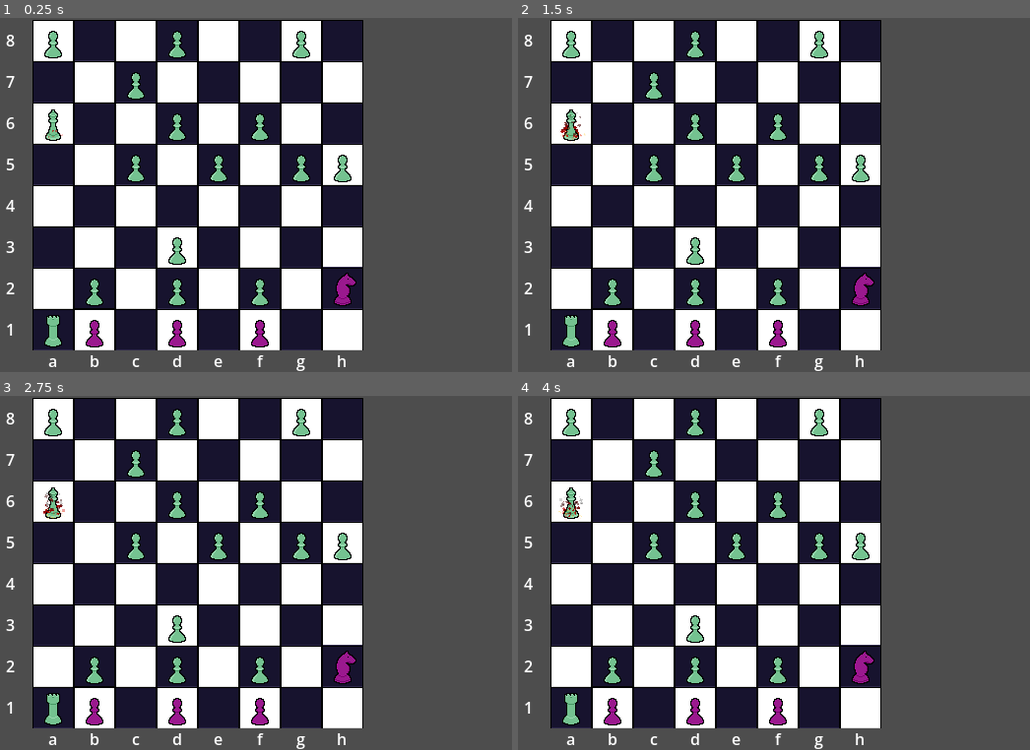
Above: before the commit, frames 1-4 (two rows, left to right).
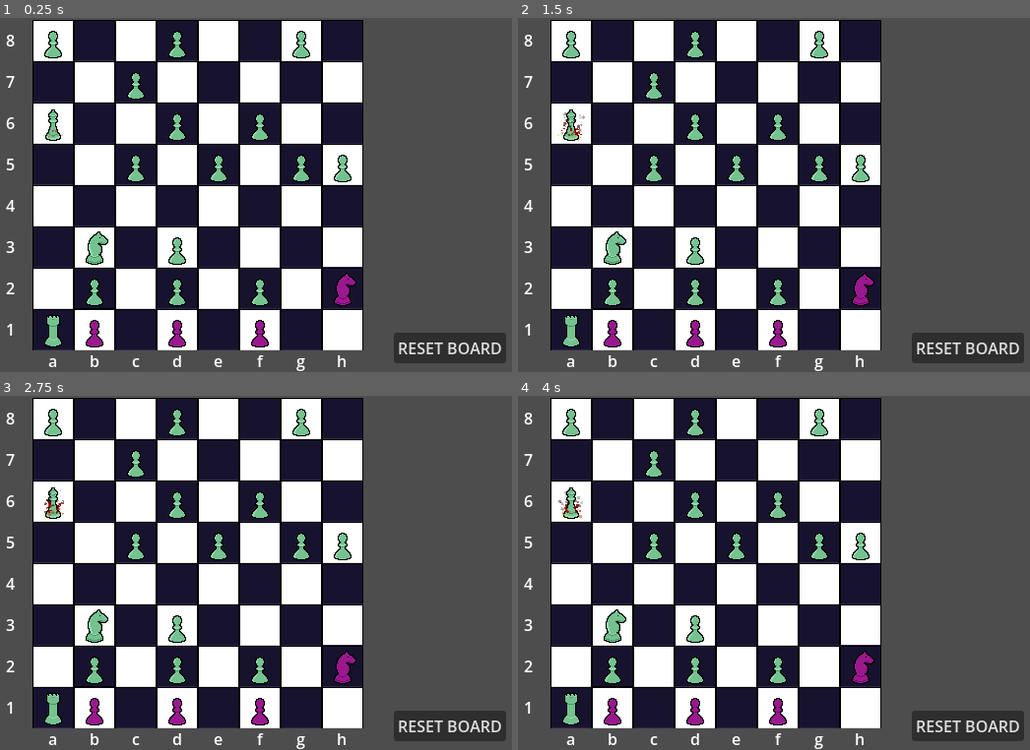
Above: after the commit, the same moments.

Repository: ehj37/Godot-Wild-Jam-93
Game: Godot game, scene res://scenes/levels/sacrifice.tscn
Two runs of this game, one before a commit and one after it. Both use one fixed random seed, a clock stepped at 60 frames per second and the inputs below. Sound files missing from this copy of the repository are replaced by a short silence.
Inputs (mouse positions are in pixels of both pictures, inside the frame that each line leads up to):
- Up to frame 1 (0.25 s): no input
- Up to frame 2 (1.5 s): click (968, 347) at 0.5 s, where only the run after the commit has a clickable "RESET BOARD"; move the mouse to (855, 177) at 1.27 s; click (855, 177) at 1.42 s
- Up to frame 3 (2.75 s): move the mouse to (71, 590) at 2.02 s; click (71, 590) at 2.17 s
- Up to frame 4 (4 s): move the mouse to (779, 495) at 2.77 s; click (779, 495) at 2.92 s; move the mouse to (681, 643) at 3.52 s; click (681, 643) at 3.67 s

The runs differ from the first frame. In frame 1, 2.1% of the frame differs, in the area x 16-99%, y 60-98%; in frame 2, 2.2%, in the area x 7-99%, y 26-98%; in frame 3, 2.2%; in frame 4, 2.2%.

Commit message:
WIP main menu, level switching

Diff:
--- /dev/null
+++ b/default_bus_layout.tres
@@ -0,0 +1,15 @@
+[gd_resource type="AudioBusLayout" format=3 uid="uid://dytbwc3eycrrb"]
+
+[resource]
+bus/1/name = &"SoundEffects"
+bus/1/solo = false
+bus/1/mute = false
+bus/1/bypass_fx = false
+bus/1/volume_db = 0.0
+bus/1/send = &"Master"
+bus/2/name = &"Music"
+bus/2/solo = false
+bus/2/mute = false
+bus/2/bypass_fx = false
+bus/2/volume_db = 0.0
+bus/2/send = &"Master"
--- a/project.godot
+++ b/project.godot
@@ -15,9 +15,15 @@
 config/features=PackedStringArray("4.6", "Mobile")
 config/icon="res://icon.svg"
 
+[audio]
+
+buses/default_bus_layout="uid://dytbwc3eycrrb"
+
 [autoload]
 
 AudioManager="*uid://bf7773r8ju12q"
+ScreenFadeManager="*uid://dj5barmb8xyuc"
+LevelManager="*uid://hybmqkn55ca4"
 
 [debug]
 
--- a/scenes/board/board.gd
+++ b/scenes/board/board.gd
@@ -88,14 +88,14 @@
 # Returns the moved piece, which may or may not be the same as the provided
 # piece in the event of pawn promotion.
 func _move_piece(piece: Piece, new_board_coordinate: Vector2i) -> Piece:
-	AudioManager.play(_piece_move_audio_stream)
+	AudioManager.play_effect(_piece_move_audio_stream)
 
 	var piece_to_remove: Piece = _pieces_by_board_coord.get(new_board_coordinate)
 	if piece_to_remove:
 		if piece_to_remove.is_target:
-			AudioManager.play(_target_taken_audio_stream)
+			AudioManager.play_effect(_target_taken_audio_stream)
 		else:
-			AudioManager.play(_piece_take_audio_stream)
+			AudioManager.play_effect(_piece_take_audio_stream)
 
 		_pieces_by_board_coord.erase(new_board_coordinate)
 		_piece_to_board_coord.erase(piece_to_remove)
@@ -349,3 +349,7 @@
 		return false
 
 	return piece_a_board_coord.x > piece_b_board_coord.x
+
+
+func _on_reset_button_pressed() -> void:
+	get_tree().reload_current_scene()
--- a/scenes/board/board.tscn
+++ b/scenes/board/board.tscn
@@ -175,3 +175,12 @@
 [node name="PawnPromotionDialog" parent="CenterContainer" unique_id=1461739217 instance=ExtResource("2_jnyf0")]
 visible = false
 layout_mode = 2
+
+[node name="ResetButton" type="Button" parent="." unique_id=1286052738]
+offset_left = 199.0
+offset_top = 150.0
+offset_right = 313.0
+offset_bottom = 181.0
+text = "RESET BOARD"
+
+[connection signal="pressed" from="ResetButton" to="." method="_on_reset_button_pressed"]
--- a/scenes/levels/sacrifice.tscn
+++ b/scenes/levels/sacrifice.tscn
@@ -81,3 +81,6 @@
 
 [node name="Pawn8" parent="Board/Enemy" unique_id=1221756156 instance=ExtResource("4_ijbm8")]
 position = Vector2(-21, 63)
+
+[node name="Knight" parent="." unique_id=262065444 instance=ExtResource("3_18cq6")]
+position = Vector2(-105, 63)
--- /dev/null
+++ b/scenes/main_menu/main_menu.gd
@@ -0,0 +1,62 @@
+extends Node2D
+
+@onready var _main_buttons_container: VBoxContainer = $PanelContainer/MainButtonsContainer
+@onready var _start_button: Button = $PanelContainer/MainButtonsContainer/StartButton
+@onready var _settings_button: Button = $PanelContainer/MainButtonsContainer/SettingsButton
+@onready var _settings_container: VBoxContainer = $PanelContainer/SettingsContainer
+@onready var _main_volume_slider: HSlider = get_node(
+	"PanelContainer/SettingsContainer/MainAudioContainer/MainVolumeSlider"
+)
+@onready var _sound_effect_volume_slider: HSlider = get_node(
+	"PanelContainer/SettingsContainer/SoundEffectsContainer/SoundEffectVolumeSlider"
+)
+@onready var _music_volume_slider: HSlider = get_node(
+	"PanelContainer/SettingsContainer/MusicContainer/MusicVolumeSlider"
+)
+
+
+func _ready() -> void:
+	_main_buttons_container.show()
+	_settings_container.hide()
+
+	var master_bus_index: int = AudioServer.get_bus_index("Master")
+	_main_volume_slider.value = db_to_linear(AudioServer.get_bus_volume_db(master_bus_index))
+
+	var sound_effects_bus_index: int = AudioServer.get_bus_index("SoundEffects")
+	_sound_effect_volume_slider.value = db_to_linear(
+		AudioServer.get_bus_volume_db(sound_effects_bus_index)
+	)
+
+	var music_bus_index: int = AudioServer.get_bus_index("Music")
+	_music_volume_slider.value = db_to_linear(AudioServer.get_bus_volume_db(music_bus_index))
+
+
+func _on_start_button_pressed() -> void:
+	_start_button.disabled = true
+	_settings_button.disabled = true
+	LevelManager.start_game()
+
+
+func _on_settings_button_pressed() -> void:
+	_main_buttons_container.hide()
+	_settings_container.show()
+
+
+func _on_main_volume_slider_value_changed(value: float) -> void:
+	var master_bus_index: int = AudioServer.get_bus_index("Master")
+	AudioServer.set_bus_volume_linear(master_bus_index, value)
+
+
+func _on_sound_effect_volume_slider_value_changed(value: float) -> void:
+	var sound_effects_bus_index: int = AudioServer.get_bus_index("SoundEffects")
+	AudioServer.set_bus_volume_linear(sound_effects_bus_index, value)
+
+
+func _on_music_volume_slider_value_changed(value: float) -> void:
+	var music_bus_index: int = AudioServer.get_bus_index("Music")
+	AudioServer.set_bus_volume_linear(music_bus_index, value)
+
+
+func _on_back_button_pressed() -> void:
+	_main_buttons_container.show()
+	_settings_container.hide()
--- /dev/null
+++ b/scenes/main_menu/main_menu.tscn
@@ -0,0 +1,82 @@
+[gd_scene format=3 uid="uid://cds0j4bkx486c"]
+
+[ext_resource type="Script" uid="uid://7kfbrbdl3p52" path="res://scenes/main_menu/main_menu.gd" id="1_fsom3"]
+
+[node name="MainMenu" type="Node2D" unique_id=231084890]
+script = ExtResource("1_fsom3")
+
+[node name="TitleLabel" type="Label" parent="." unique_id=824296585]
+offset_left = 29.0
+offset_top = 18.0
+offset_right = 177.0
+offset_bottom = 41.0
+text = "ROOKS 'N' CROOKS"
+
+[node name="PanelContainer" type="PanelContainer" parent="." unique_id=388456569]
+offset_left = 444.0
+offset_top = 46.0
+offset_right = 484.0
+offset_bottom = 86.0
+
+[node name="MainButtonsContainer" type="VBoxContainer" parent="PanelContainer" unique_id=48071391]
+visible = false
+layout_mode = 2
+alignment = 1
+
+[node name="StartButton" type="Button" parent="PanelContainer/MainButtonsContainer" unique_id=1386342651]
+layout_mode = 2
+text = "START"
+
+[node name="SettingsButton" type="Button" parent="PanelContainer/MainButtonsContainer" unique_id=1735492359]
+layout_mode = 2
+text = "SETTINGS"
+
+[node name="SettingsContainer" type="VBoxContainer" parent="PanelContainer" unique_id=1599579909]
+layout_mode = 2
+
+[node name="MainAudioContainer" type="VBoxContainer" parent="PanelContainer/SettingsContainer" unique_id=1399782888]
+layout_mode = 2
+
+[node name="Label" type="Label" parent="PanelContainer/SettingsContainer/MainAudioContainer" unique_id=53370120]
+layout_mode = 2
+text = "MAIN VOLUME"
+
+[node name="MainVolumeSlider" type="HSlider" parent="PanelContainer/SettingsContainer/MainAudioContainer" unique_id=248745826]
+layout_mode = 2
+max_value = 1.0
+step = 0.001
+
+[node name="SoundEffectsContainer" type="VBoxContainer" parent="PanelContainer/SettingsContainer" unique_id=424551730]
+layout_mode = 2
+
+[node name="Label" type="Label" parent="PanelContainer/SettingsContainer/SoundEffectsContainer" unique_id=87820334]
+layout_mode = 2
+text = "SOUND EFFECT VOLUME"
+
+[node name="SoundEffectVolumeSlider" type="HSlider" parent="PanelContainer/SettingsContainer/SoundEffectsContainer" unique_id=249944680]
+layout_mode = 2
+max_value = 1.0
+step = 0.001
+
+[node name="MusicContainer" type="VBoxContainer" parent="PanelContainer/SettingsContainer" unique_id=929596517]
+layout_mode = 2
+
+[node name="Label" type="Label" parent="PanelContainer/SettingsContainer/MusicContainer" unique_id=4351383]
+layout_mode = 2
+text = "MUSIC VOLUME"
+
+[node name="MusicVolumeSlider" type="HSlider" parent="PanelContainer/SettingsContainer/MusicContainer" unique_id=1573884651]
+layout_mode = 2
+max_value = 1.0
+step = 0.001
+
+[node name="BackButton" type="Button" parent="PanelContainer/SettingsContainer" unique_id=221578793]
+layout_mode = 2
+text = "BACK"
+
+[connection signal="pressed" from="PanelContainer/MainButtonsContainer/StartButton" to="." method="_on_start_button_pressed"]
+[connection signal="pressed" from="PanelContainer/MainButtonsContainer/SettingsButton" to="." method="_on_settings_button_pressed"]
+[connection signal="value_changed" from="PanelContainer/SettingsContainer/MainAudioContainer/MainVolumeSlider" to="." method="_on_main_volume_slider_value_changed"]
+[connection signal="value_changed" from="PanelContainer/SettingsContainer/SoundEffectsContainer/SoundEffectVolumeSlider" to="." method="_on_sound_effect_volume_slider_value_changed"]
+[connection signal="value_changed" from="PanelContainer/SettingsContainer/MusicContainer/MusicVolumeSlider" to="." method="_on_music_volume_slider_value_changed"]
+[connection signal="pressed" from="PanelContainer/SettingsContainer/BackButton" to="." method="_on_back_button_pressed"]
--- /dev/null
+++ b/scenes/screen_fade_manager/screen_fade_manager.gd
@@ -0,0 +1,28 @@
+extends CanvasLayer
+
+signal fade_completed
+
+const FADE_OUT_TIME: float = 0.75
+const FADE_IN_TIME: float = 1.0
+
+@onready var color_rect: ColorRect = $ColorRect
+
+
+func fade_out() -> void:
+	var alpha_tween: Tween = color_rect.create_tween()
+	alpha_tween.tween_property(color_rect, "color:a", 1.0, FADE_OUT_TIME)
+	await alpha_tween.finished
+
+	fade_completed.emit()
+
+
+func fade_in() -> void:
+	var alpha_tween: Tween = color_rect.create_tween()
+	alpha_tween.tween_property(color_rect, "color:a", 0.0, FADE_IN_TIME)
+	await alpha_tween.finished
+
+	fade_completed.emit()
+
+
+func _ready() -> void:
+	color_rect.color.a = 0.0
--- /dev/null
+++ b/scenes/screen_fade_manager/screen_fade_manager.tscn
@@ -0,0 +1,13 @@
+[gd_scene format=3 uid="uid://dj5barmb8xyuc"]
+
+[ext_resource type="Script" uid="uid://pawhmijnx2ek" path="res://scenes/screen_fade_manager/screen_fade_manager.gd" id="1_2gjma"]
+
+[node name="ScreenFadeManager" type="CanvasLayer" unique_id=254085859]
+script = ExtResource("1_2gjma")
+
+[node name="ColorRect" type="ColorRect" parent="." unique_id=597682963]
+custom_minimum_size = Vector2(640, 360)
+offset_right = 40.0
+offset_bottom = 40.0
+mouse_filter = 2
+color = Color(0, 0, 0, 1)
--- a/scenes/win_dialog/win_dialog.gd
+++ b/scenes/win_dialog/win_dialog.gd
@@ -1,3 +1,7 @@
 class_name WinDialog
 
 extends PanelContainer
+
+
+func _on_next_level_button_pressed() -> void:
+	LevelManager.next_level()
--- a/scenes/win_dialog/win_dialog.tscn
+++ b/scenes/win_dialog/win_dialog.tscn
@@ -5,6 +5,16 @@
 [node name="WinDialog" type="PanelContainer" unique_id=836941109]
 script = ExtResource("1_vx7f2")
 
-[node name="Label" type="Label" parent="." unique_id=1988109108]
+[node name="VBoxContainer" type="VBoxContainer" parent="." unique_id=111448375]
+layout_mode = 2
+
+[node name="Label" type="Label" parent="VBoxContainer" unique_id=1988109108]
 layout_mode = 2
 text = "ALL BOUNTIES CLAIMED"
+
+[node name="NextLevelButton" type="Button" parent="VBoxContainer" unique_id=2073766099]
+layout_mode = 2
+size_flags_horizontal = 4
+text = "NEXT LEVEL"
+
+[connection signal="pressed" from="VBoxContainer/NextLevelButton" to="." method="_on_next_level_button_pressed"]
--- a/scripts/audio_manager.gd
+++ b/scripts/audio_manager.gd
@@ -1,9 +1,18 @@
 extends Node
 
 
-func play(audio_stream: AudioStreamOggVorbis) -> void:
+func play_effect(audio_stream: AudioStreamOggVorbis) -> void:
+	_play(audio_stream, "SoundEffects")
+
+
+func play_music(audio_stream: AudioStreamOggVorbis) -> void:
+	_play(audio_stream, "Music")
+
+
+func _play(audio_stream: AudioStreamOggVorbis, bus_name: String) -> void:
 	var audio_stream_player: AudioStreamPlayer = AudioStreamPlayer.new()
 	audio_stream_player.stream = audio_stream
+	audio_stream_player.bus = bus_name
 	add_child(audio_stream_player)
 	audio_stream_player.play()
 	audio_stream_player.finished.connect(func() -> void: audio_stream_player.queue_free())
--- /dev/null
+++ b/scripts/level_manager.gd
@@ -0,0 +1,35 @@
+extends Node
+
+const NUMBER_TO_LEVEL_PATH: Dictionary = {
+	0: "res://scenes/levels/intro.tscn",
+	1: "res://scenes/levels/non_targets.tscn",
+	2: "res://scenes/levels/sacrifice.tscn"
+}
+
+var _current_level: int
+
+
+func start_game() -> void:
+	_go_to_level(0)
+
+
+func next_level() -> void:
+	_go_to_level(_current_level + 1)
+
+
+func _go_to_level(level_number: int) -> void:
+	ScreenFadeManager.fade_out()
+	await ScreenFadeManager.fade_completed
+
+	var level_path: String = NUMBER_TO_LEVEL_PATH.get(level_number)
+	var level_packed_scene: PackedScene = load(level_path)
+	var level: Level = level_packed_scene.instantiate()
+	var tree: SceneTree = get_tree()
+	var current_scene: Node = tree.current_scene
+	current_scene.queue_free()
+	tree.root.add_child(level)
+	tree.set_current_scene(level)
+	_current_level = level_number
+
+	ScreenFadeManager.fade_in()
+	get_tree().paused = false
Not shown, added: scenes/main_menu/main_menu.gd.uid
Not shown, added: scenes/screen_fade_manager/screen_fade_manager.gd.uid
Not shown, added: scripts/level_manager.gd.uid
